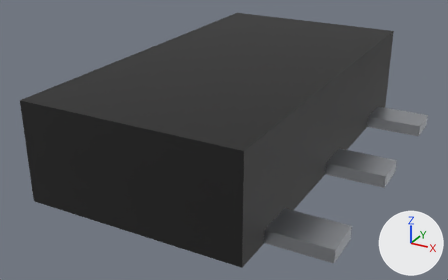
An edit to the glTF model parts/ams1117-sot223/ams1117-sot223.glb, drawn before and after from the same camera.
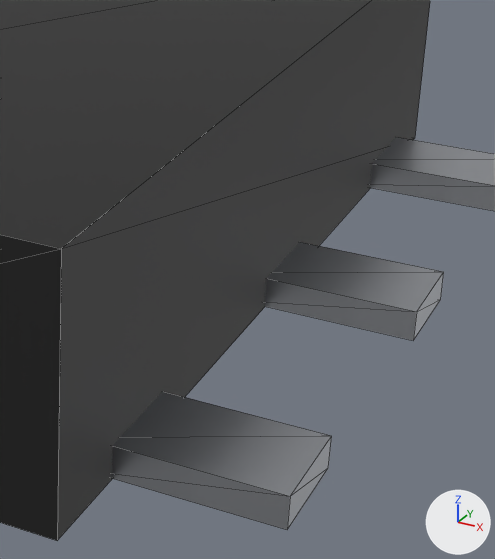
There are two pictures of each version: one whole from a 50 mm lens placed at (0.00466, -0.00902, 0.00462), pointed at (-0.00018, -0.00021, 0.00021), one close up on the part from 49% to 93% of the width and 18% to 98% of the height. Lighting does not change. The marker at lower right points along +X, +Y and +Z. The first two pictures are the older version. The close-ups show mesh edges as thin lines. Where no turn or scale is listed for an object, it has been applied to the vertices. Vertices at exactly the same position are counted once.

Before the edit, the objects in view are built like this:
```python
me_mesh_0 = bpy.data.meshes.new('Mesh_0')
me_mesh_0.from_pydata(...)  # a box spanning x -0.00175..0.00175, y -0.00325..0.00325, z -0.0008..0.0008
me_mesh_0.materials.append(mat_mat_0)  # black #1a1a1a
me_mesh_1 = bpy.data.meshes.new('Mesh_1')
me_mesh_1.from_pydata(...)  # a box spanning x -0.00058..0.00058, y -0.00033..0.00033, z -0.0001..0.0001; a box spanning x -0.00058..0.00058, y 0.00198..0.00263, z -0.0001..0.0001; a box spanning x -0.00058..0.00058, y 0.00428..0.00493, z -0.0001..0.0001; a box spanning x -0.00565..-0.00355, y 0.00065..0.00395, z -0.00009..0.00033
me_mesh_1.materials.append(mat_mat_1)  # light grey #c5c8ce
ob_mesh_0 = bpy.data.objects.new('Mesh_0', me_mesh_0)
ob_mesh_0.location = (0.0, 0.0, 0.00085)
ob_mesh_1 = bpy.data.objects.new('Mesh_1', me_mesh_1)
ob_mesh_1.location = (0.00215, -0.0023, 0.00016)
```
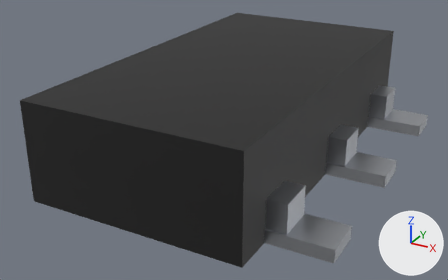
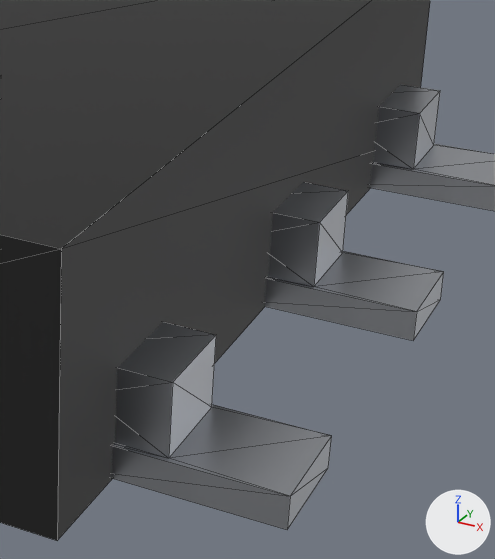
Where the newer file only moved an object's origin or applied its transform, the numbers keep the older frame.

Location of each change, [x1, y1, x2, y2] in pixels of the close-ups (495 x 559 px):
'Mesh_1', reshaped: before [111, 137, 495, 530]; after [111, 84, 495, 530]
part 1 of me_mesh_1, built on: before [113, 138, 495, 496]; after [113, 87, 495, 496]

Edits to the bpy script that builds the scene:
```text
Change me_mesh_1:
    used by ob_mesh_1; location = (0.00215, -0.0023, 0.00016)
    remove me_mesh_1.from_pydata(...)  # 32 vertices, 48 faces; spans x -0.00565..0.00058, y -0.00033..0.00493, z -0.0001..0.00033
    add me_mesh_1.from_pydata(...)  # 80 vertices, 144 faces; spans x -0.00565..0.00057, y -0.00033..0.00493, z -0.0001..0.00078
    me_mesh_1 part 1
    12 faces are deleted
    6 vertices are added at (-0.00058, 0.00029, 0.0001), (-0.00058, 0.00259, 0.0001), (-0.00058, 0.00489, 0.0001), (-0.00058, -0.00029, 0.0001), (-0.00058, 0.00201, 0.0001), (-0.00058, 0.00431, 0.0001)
    6 new vertices lie (0.0, 0.0, 0.00025) away from vertices in x -0.00058, y -0.00029..0.00489, z 0.0001
    6 new vertices lie (-0.0003, 0.0, 0.0) away from vertices in x -0.00058, y -0.00029..0.00489, z 0.00035
    6 new vertices lie (-0.0003, 0.0, 0.0002) away from vertices in x -0.00058, y -0.00029..0.00489, z 0.00035
    6 new vertices lie (0.00049, 0.0, 0.0) away from vertices in x -0.00058, y -0.00029..0.00489, z 0.0001
    6 new vertices lie (0.00049, 0.0, 0.0002) away from vertices in x -0.00058, y -0.00029..0.00489, z 0.00035
    84 new faces join them
    other edits to the shape of me_mesh_1 do not show in these pictures
```
